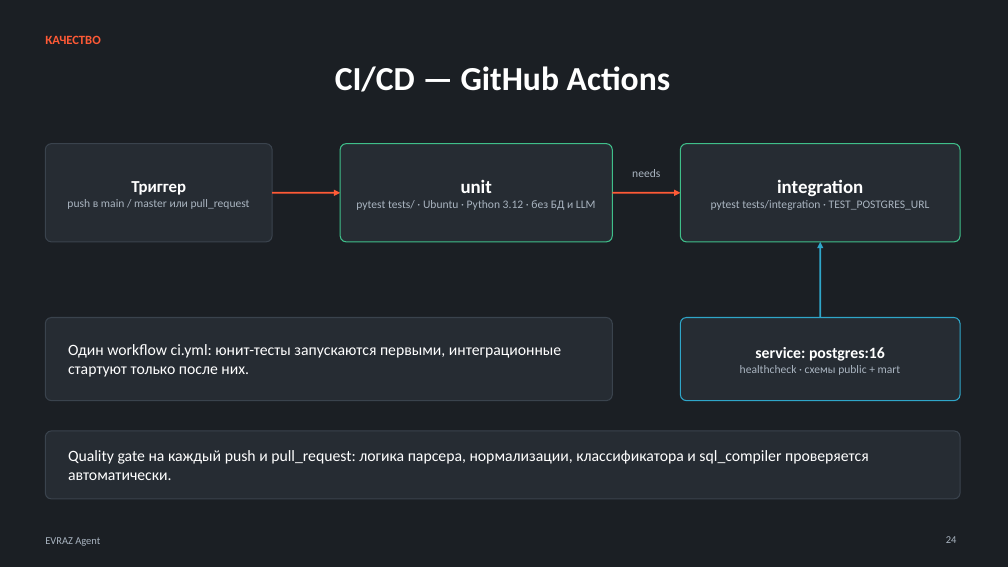
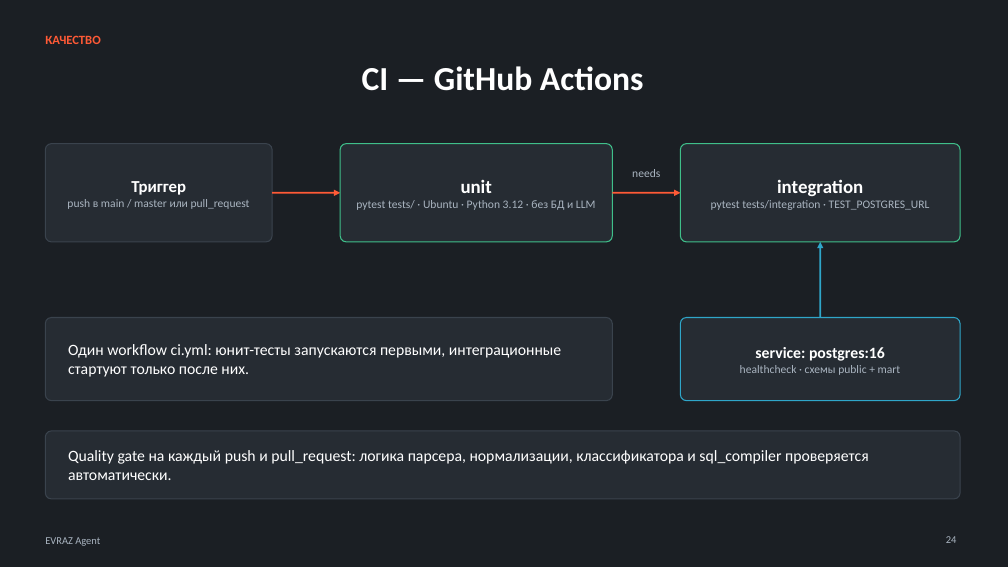
Before and after one commit to kostIT13/EVRAZ_ExcelAgent, a slide deck: slide 24 of data/EVRAZ_Agent_improved.pptx. Drawn at 1008x567 pixels with LibreOffice and Linux fonts; fonts in the diff are those of the drawing. Boxes give left, top, right and bottom in pixels: in the first picture for what was removed or moved away, otherwise in the second. Text is boxed around its words. In the diff, an @@ line names an element or a change of style, - is before the commit and + after.

```diff
--- a/data/EVRAZ_Agent_improved.pptx
+++ b/data/EVRAZ_Agent_improved.pptx
@@ title at [362, 66, 644, 91]: text changed @@
-CI/CD — GitHub Actions
+CI — GitHub Actions
```
Also in this commit, not shown: 7 other slides changed, 1 other file.
